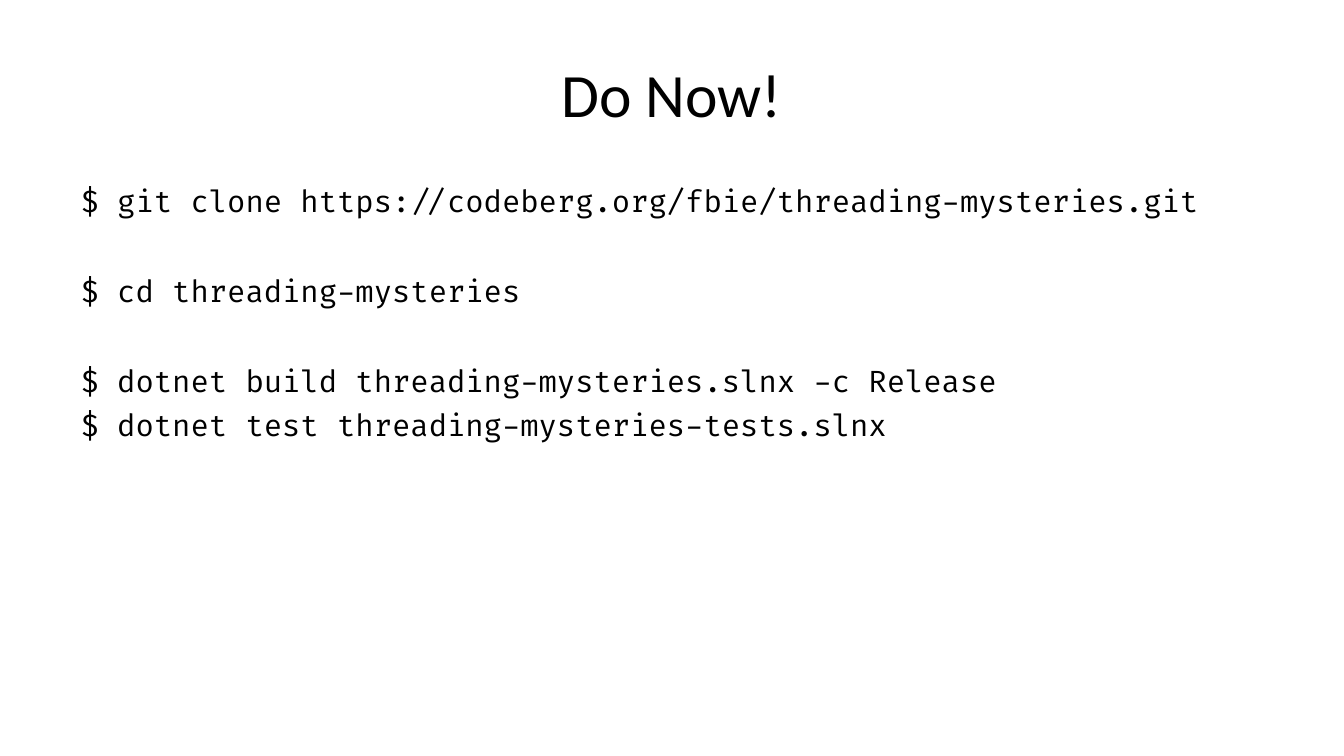
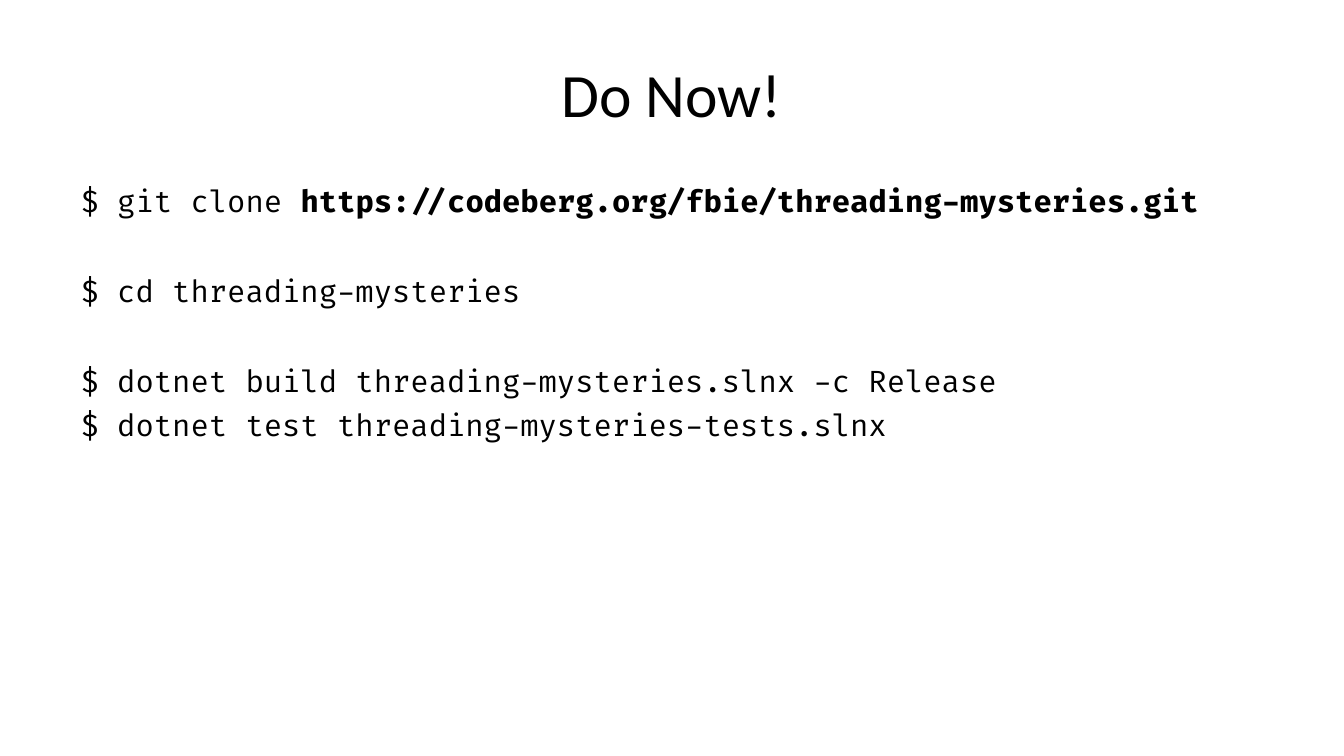
Before and after one commit to fbie/threading-mysteries, a slide deck: slide 10 of slides/slides.odp. Drawn at 1344x756 pixels with LibreOffice and Linux fonts; fonts in the diff are those of the drawing. Boxes give left, top, right and bottom in pixels: in the first picture for what was removed or moved away, otherwise in the second. Text is boxed around its words. In the diff, an @@ line names an element or a change of style, - is before the commit and + after.

```diff
--- a/slides/slides.odp
+++ b/slides/slides.odp
@@ text at box(117, 188, 1199, 219): bold on in "https://codeberg.org/fbie/threading-mysteries.git" @@
```
Also in this commit, not shown: 7 other slides changed.
